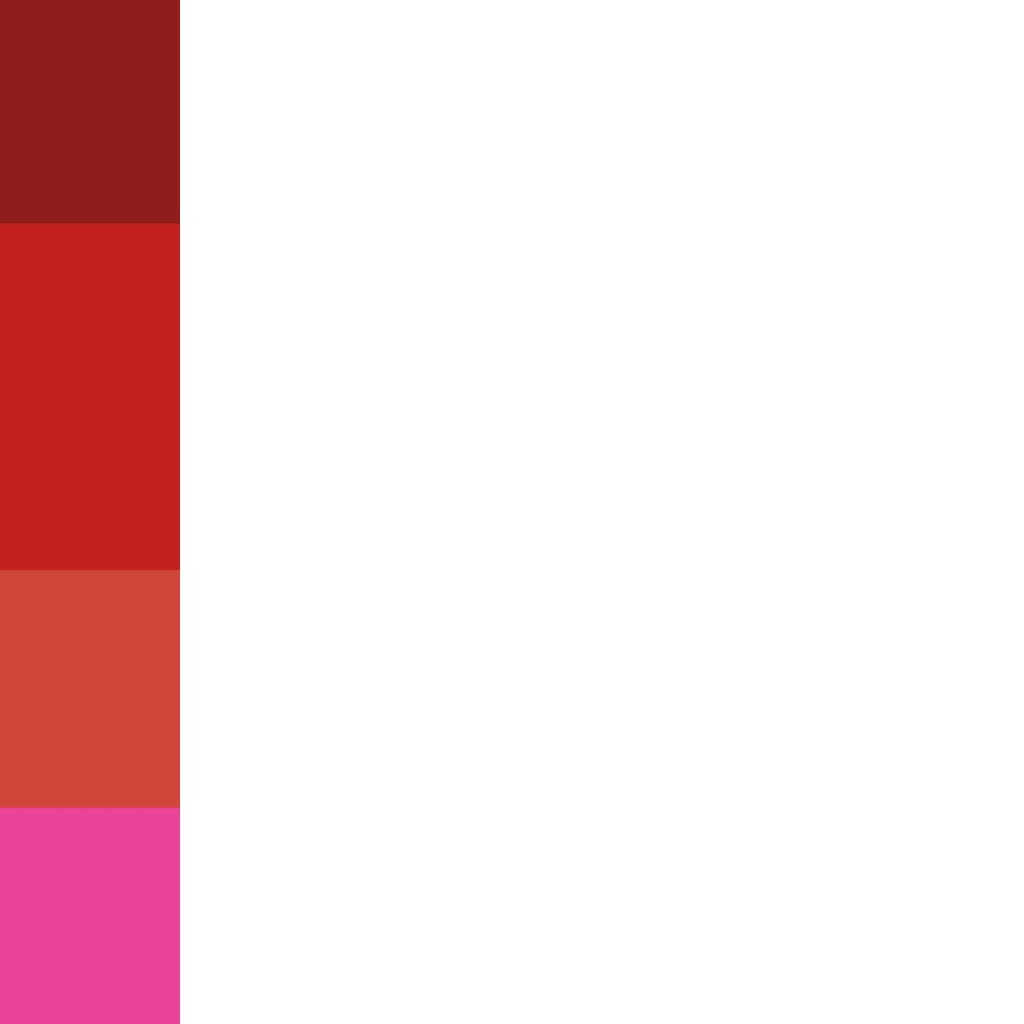
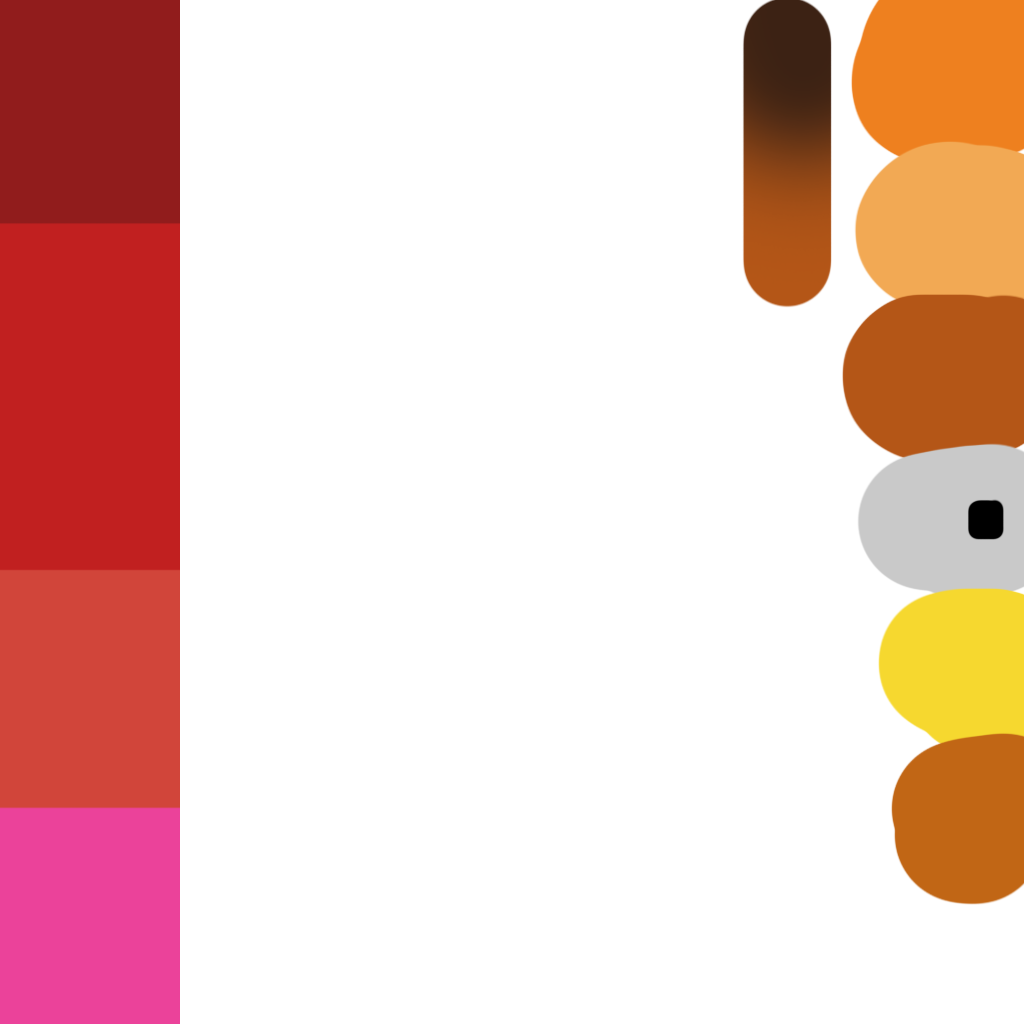
Comparing the layer stacks of the two (1024, 1024) images. Changes:
added layer "Layer 6" above "Layer 5" over [742, 0, 1024, 304]
added layer "Layer 5" above "Layer 7" over [742, 0, 832, 308]
added layer "Layer 7" above "Layer 4" over [967, 498, 1004, 540]
added layer "Layer 4" above "Layer 3" over [842, 0, 1024, 905]
